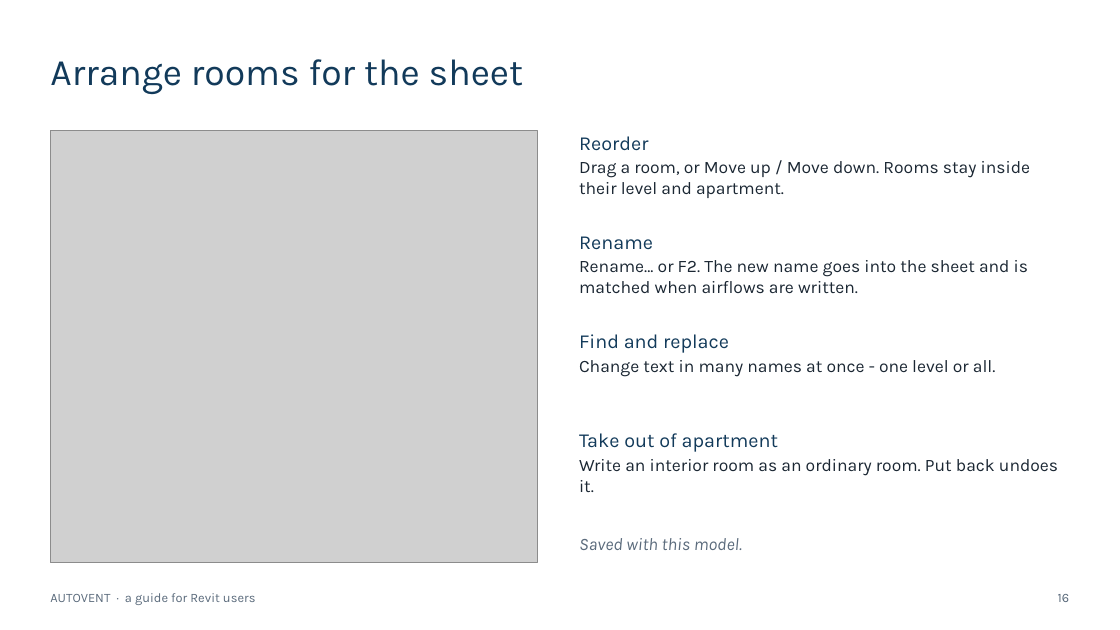
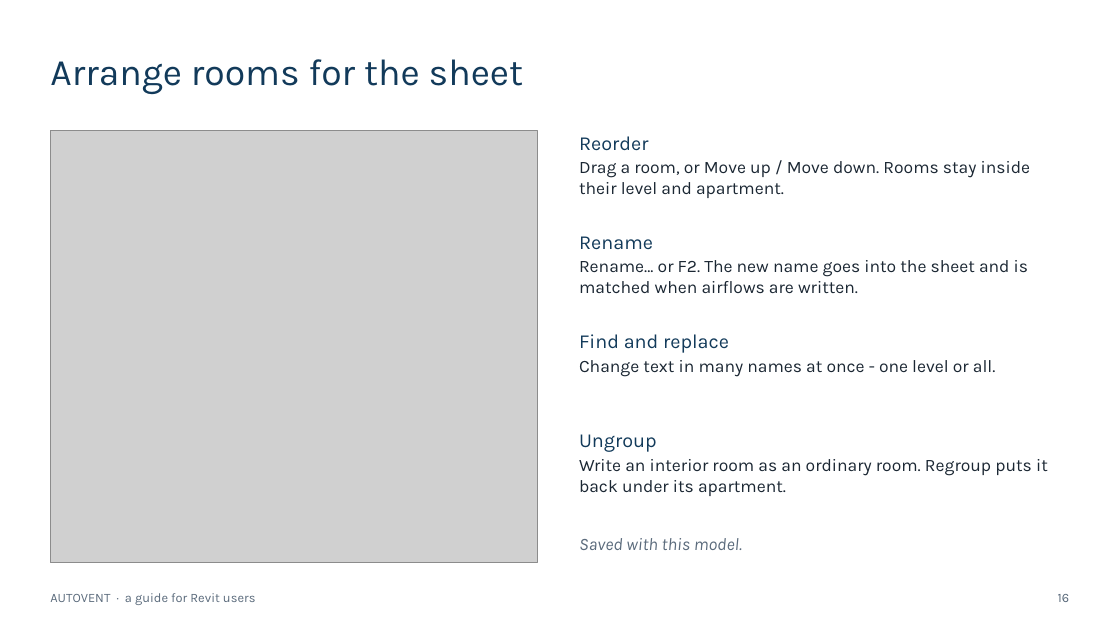
Before and after one commit to Grimwaldo/ATKINSMEC, a slide deck: slide 16 of docs/AUTOVENT-guide.pptx. Drawn at 1120x630 pixels with LibreOffice and Linux fonts; fonts in the diff are those of the drawing; grey boxes stand for pictures. Boxes give left, top, right and bottom in pixels: in the first picture for what was removed or moved away, otherwise in the second. Text is boxed around its words. In the diff, an @@ line names an element or a change of style, - is before the commit and + after.

```diff
--- a/docs/AUTOVENT-guide.pptx
+++ b/docs/AUTOVENT-guide.pptx
@@ text at <box>579,434,1048,496</box>: text changed @@
-Take out of apartment
-Write an interior room as an ordinary room. Put back undoes it.
+Ungroup
+Write an interior room as an ordinary room. Regroup puts it back under its apartment.
```
Also in this commit, not shown: 3 other slides changed, 25 other files.
